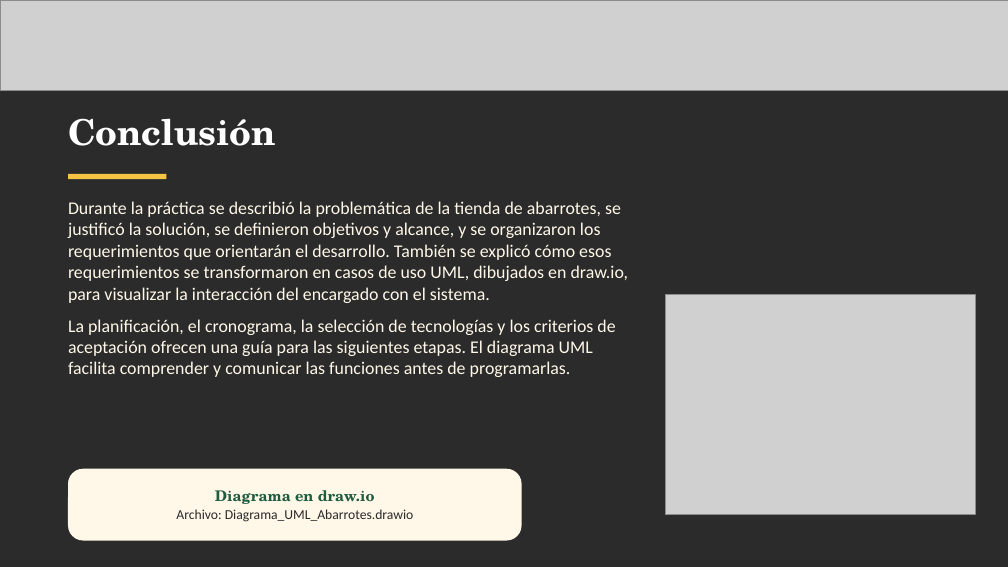
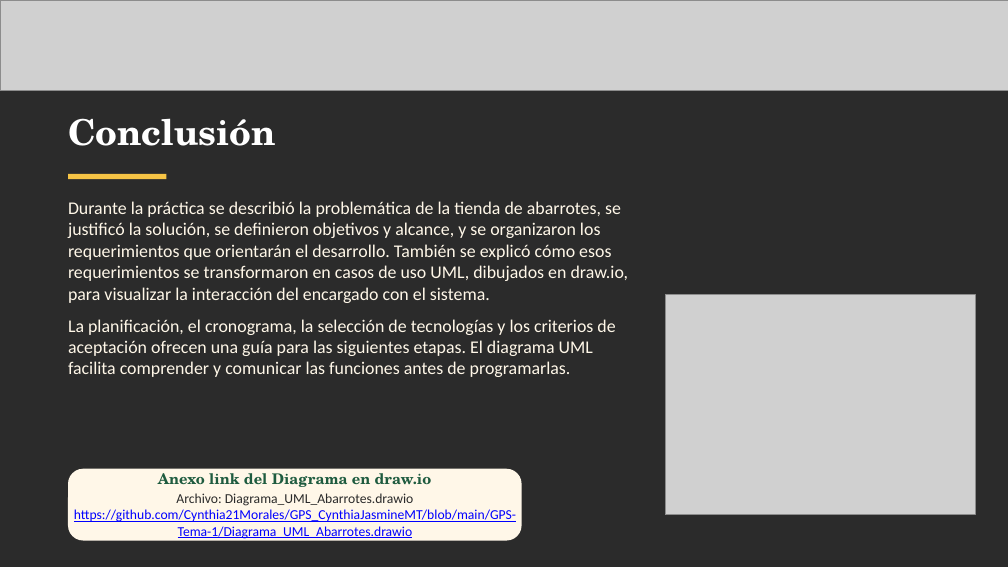
Before and after one commit to Cynthia21Morales/GPS_CynthiaJasmineMT, a slide deck: slide 19 of GPS-Tema-1/Actividad 1.2 Reporte De Practica_CynthiaMorales_GPS_7ISCM.pptx. Drawn at 1008x567 pixels with LibreOffice and Linux fonts; fonts in the diff are those of the drawing; grey boxes stand for pictures; background and template pictures are left out; a plain dark background stands for a picture behind light text. Boxes give left, top, right and bottom in pixels: in the first picture for what was removed or moved away, otherwise in the second. Text is boxed around its words. In the diff, an @@ line names an element or a change of style, - is before the commit and + after.

Commit message:
Tema 1

```diff
--- a/GPS-Tema-1/Actividad 1.2 Reporte De Practica_CynthiaMorales_GPS_7ISCM.pptx
+++ b/GPS-Tema-1/Actividad 1.2 Reporte De Practica_CynthiaMorales_GPS_7ISCM.pptx
@@ text at <box>158,473,432,487</box>: text changed @@
-Diagrama en draw.io
+Anexo link del Diagrama en draw.io
@@ text at <box>74,509,516,539</box>: paragraph added @@
+https://github.com/Cynthia21Morales/GPS_CynthiaJasmineMT/blob/main/GPS-Tema-1/Diagrama_UML_Abarrotes.drawio
```
Also in this commit, not shown: 1 other file.
